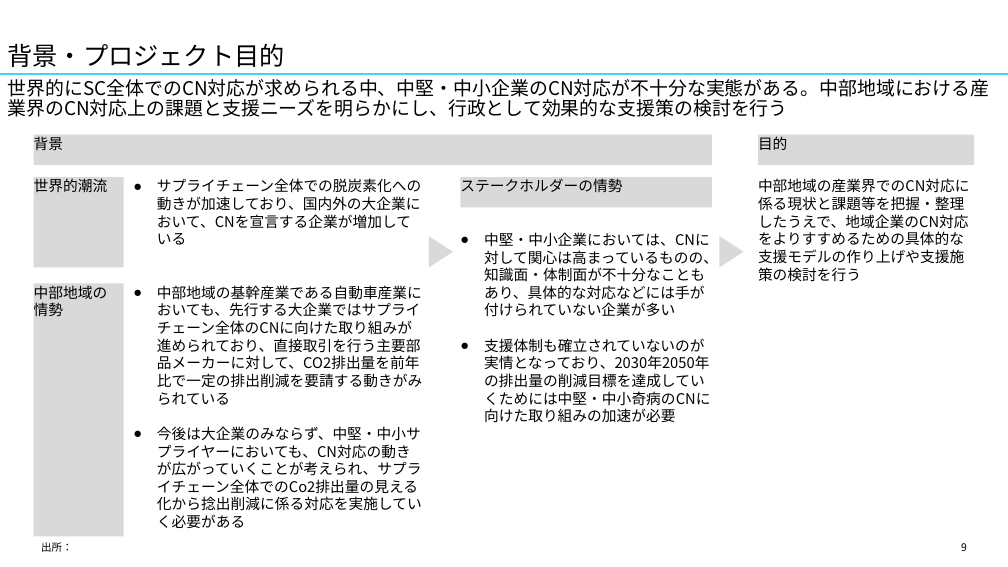
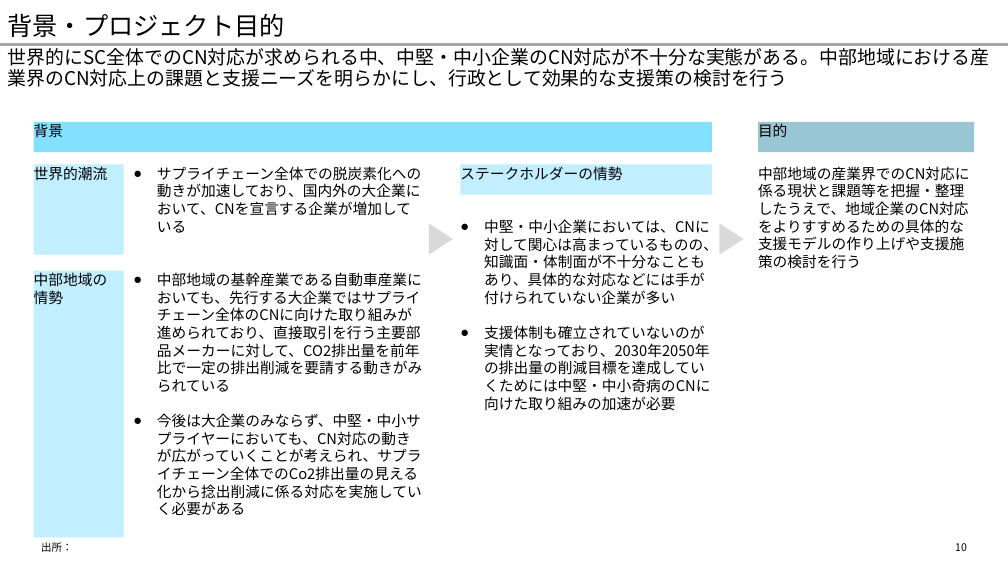
Before and after one commit to yuzucha16/dotfiles, a slide deck: slide 10 of office/Blank.potx (slide 9 before the commit). Drawn at 1008x567 pixels with LibreOffice and Linux fonts; fonts in the diff are those of the drawing. Boxes give left, top, right and bottom in pixels: in the first picture for what was removed or moved away, otherwise in the second. Text is boxed around its words. In the diff, an @@ line names an element or a change of style, - is before the commit and + after.

```diff
--- a/office/Blank.potx
+++ b/office/Blank.potx
@@ title "背景・プロジェクト目的": place and size @@
-title "背景・プロジェクト目的" at [8, 43, 285, 67]
+title "背景・プロジェクト目的" at [8, 13, 285, 37]
@@ text "世界的にSC全体でのCN対応が求められる中、中堅・中小企業のCN対応が不十分な実態がある。中部地域における産業界のCN対 ..." rewrapped from [8, 79, 990, 117] to [8, 45, 990, 87] @@
@@ line moved from (0, 74) - (1008, 74) to (0, 45) - (1008, 45) @@
@@ line (0, 45) - (1008, 45): stroke #45D0FF 2.25 pt to #A6A6A6 2.25 pt @@
@@ rectangle "背景" at [34, 122, 712, 152]: fill #D9D9D9 to #83E0FF @@
@@ rectangle "目的" at [758, 122, 975, 152]: fill #D9D9D9 to #007096 at 40% opacity @@
@@ fill #D9D9D9 to #C1F0FF in 3 elements at [34, 271, 124, 538], [34, 165, 124, 255], [461, 165, 712, 195] @@
@@ 2 rectangles, 2 texts: place and size @@
-2 rectangles, 2 texts at [34, 177, 970, 267]
+2 rectangles, 2 texts at [34, 165, 970, 255]
@@ 2 rectangles, 2 texts, 2 triangles: place and size @@
-2 rectangles, 2 texts, 2 triangles at [34, 135, 975, 493]
+2 rectangles, 2 texts, 2 triangles at [34, 122, 975, 480]
@@ rectangle "中部地域の": place and size @@
-rectangle "中部地域の" at [34, 284, 124, 537]
+rectangle "中部地域の" at [34, 271, 124, 538]
@@ page number at [955, 543, 967, 551]: text changed @@
-9
+10
```
Also in this commit, not shown: 33 other slides changed, 1 slide added, 1 other file.
